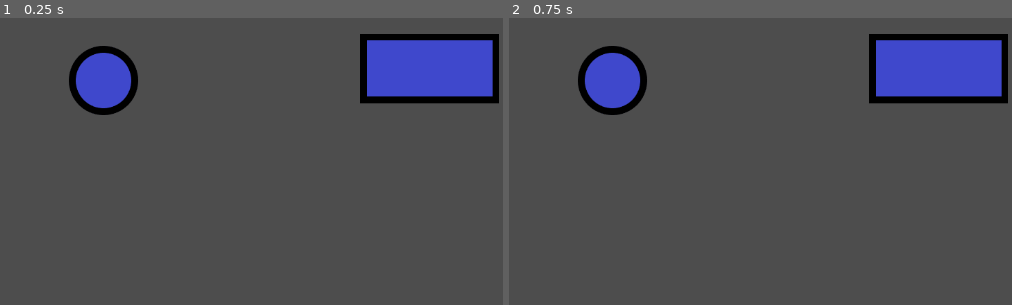
Above: before the commit, frames 1-2 (left to right).
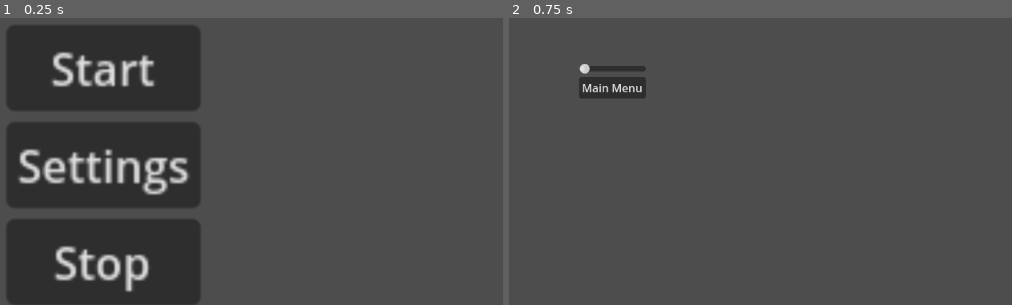
Above: after the commit, the same moments.

Repository: MetalBoy0/Bulgeon
Game: Godot game, scene res://Main Menu/MainMenu.tscn
The game is run twice, just before and just after one commit, with the same random seed, the same clock (stepped at 60 frames per second) and the same inputs. Before the commit the project starts from res://Main.tscn.
Inputs (mouse positions are in pixels of both pictures, inside the frame that each line leads up to):
- Up to frame 1 (0.25 s): no input
- Up to frame 2 (0.75 s): click (614, 164) at 0.5 s, where only the run after the commit has a clickable "Settings"

The runs differ from the first frame. In frame 1, 38% of the frame differs, in the area x 1-100%, y 2-100%; in frame 2, 9.3%.

Commit message:
Main Menu Setup and Settings Menu Made

Diff:
--- /dev/null
+++ b/Main Menu/MainMenu.gd
@@ -0,0 +1,14 @@
+extends Control
+
+
+
+func _on_start_pressed():
+	get_tree().change_scene_to_file("res://Main.tscn")
+
+
+func _on_settings_pressed():
+	get_tree().change_scene_to_file("res://Settings.tscn")
+
+
+func _on_stop_pressed():
+	get_tree().quit()
--- /dev/null
+++ b/Main Menu/MainMenu.tscn
@@ -0,0 +1,39 @@
+[gd_scene load_steps=2 format=3 uid="uid://clo8lnohleaho"]
+
+[ext_resource type="Script" path="res://Main Menu/MainMenu.gd" id="1_1udil"]
+
+[node name="MainMenu" type="Control"]
+layout_mode = 3
+anchors_preset = 15
+anchor_right = 1.0
+anchor_bottom = 1.0
+grow_horizontal = 2
+grow_vertical = 2
+script = ExtResource("1_1udil")
+
+[node name="MarginContainer" type="MarginContainer" parent="."]
+layout_mode = 0
+offset_left = 436.0
+offset_top = 244.0
+offset_right = 506.0
+offset_bottom = 345.0
+scale = Vector2(4, 4)
+
+[node name="VBoxContainer" type="VBoxContainer" parent="MarginContainer"]
+layout_mode = 2
+
+[node name="Start" type="Button" parent="MarginContainer/VBoxContainer"]
+layout_mode = 2
+text = "Start"
+
+[node name="Settings" type="Button" parent="MarginContainer/VBoxContainer"]
+layout_mode = 2
+text = "Settings"
+
+[node name="Stop" type="Button" parent="MarginContainer/VBoxContainer"]
+layout_mode = 2
+text = "Stop"
+
+[connection signal="pressed" from="MarginContainer/VBoxContainer/Start" to="." method="_on_start_pressed"]
+[connection signal="pressed" from="MarginContainer/VBoxContainer/Settings" to="." method="_on_settings_pressed"]
+[connection signal="pressed" from="MarginContainer/VBoxContainer/Stop" to="." method="_on_stop_pressed"]
--- /dev/null
+++ b/Settings.gd
@@ -0,0 +1,6 @@
+extends Control
+
+
+
+func _on_main_menu_pressed():
+	get_tree().change_scene_to_file("res://Main Menu/MainMenu.tscn")
--- /dev/null
+++ b/Settings.tscn
@@ -0,0 +1,38 @@
+[gd_scene load_steps=2 format=3 uid="uid://ciducktrylvd"]
+
+[ext_resource type="Script" path="res://Settings.gd" id="1_kwt8s"]
+
+[node name="Settings" type="Control"]
+layout_mode = 3
+anchors_preset = 15
+anchor_right = 1.0
+anchor_bottom = 1.0
+grow_horizontal = 2
+grow_vertical = 2
+script = ExtResource("1_kwt8s")
+
+[node name="MarginContainer" type="MarginContainer" parent="."]
+layout_mode = 1
+anchors_preset = 8
+anchor_left = 0.5
+anchor_top = 0.5
+anchor_right = 0.5
+anchor_bottom = 0.5
+offset_left = -20.0
+offset_top = -20.0
+offset_right = 20.0
+offset_bottom = 20.0
+grow_horizontal = 2
+grow_vertical = 2
+
+[node name="VBoxContainer" type="VBoxContainer" parent="MarginContainer"]
+layout_mode = 2
+
+[node name="HSlider" type="HSlider" parent="MarginContainer/VBoxContainer"]
+layout_mode = 2
+
+[node name="MainMenu" type="Button" parent="MarginContainer/VBoxContainer"]
+layout_mode = 2
+text = "Main Menu"
+
+[connection signal="pressed" from="MarginContainer/VBoxContainer/MainMenu" to="." method="_on_main_menu_pressed"]
--- a/project.godot
+++ b/project.godot
@@ -11,7 +11,7 @@
 [application]
 
 config/name="Bulgeon"
-run/main_scene="res://Main.tscn"
+run/main_scene="res://Main Menu/MainMenu.tscn"
 config/features=PackedStringArray("4.2", "Forward Plus")
 config/icon="res://icon.svg"
 
